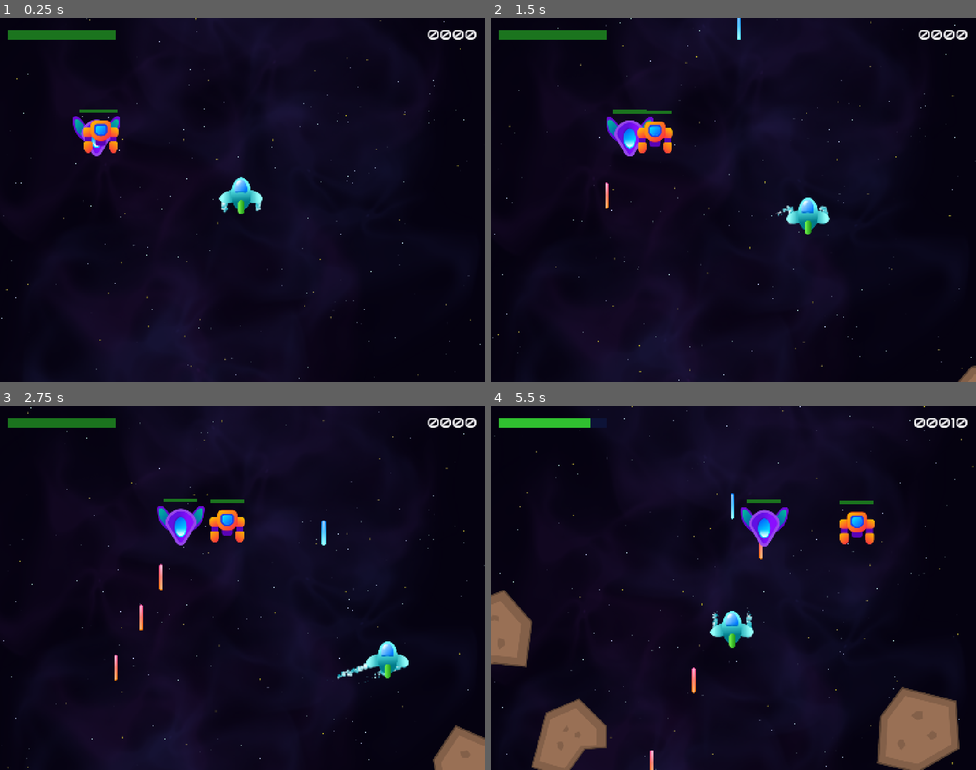
Above: before the commit, frames 1-4 (two rows, left to right).
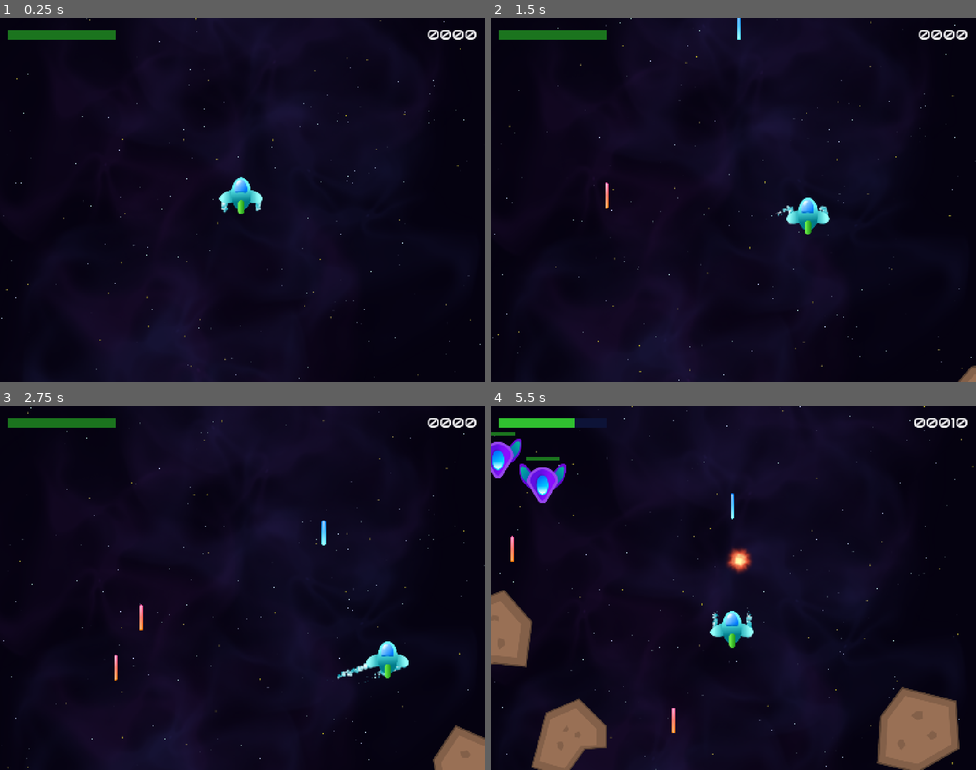
Above: after the commit, the same moments.

Repository: DaveM7788/space-ace-46
Game: Godot game, scene res://Scenes/Level/level.tscn
Two runs of this game, one before a commit and one after it. Both use one fixed random seed, a clock stepped at 60 frames per second and the inputs below. Sound files missing from this copy of the repository are replaced by a short silence.
Inputs:
- Up to frame 1 (0.25 s): no input
- Up to frame 2 (1.5 s): hold D (right) 0.53-1.28 s; tap Space (shoot) at 0.6 s; hold S (down) from 1.28 s (still down); tap T (test) at 1.35 s
- Up to frame 3 (2.75 s): release S (down) at 2.03 s; hold D (right) from 2.03 s (still down); tap Space (shoot) at 2.1 s
- Up to frame 4 (5.5 s): release D (right) at 2.78 s; hold W (up) 2.78-3.53 s; tap T (test) at 2.85, 4.35 s; hold A (left) 3.53-5.03 s; tap Space (shoot) at 3.6, 5.1 s; hold S (down) from 5.03 s (still down)

The runs differ from the first frame. In frame 1, 0.8% of the frame differs, in the area x 15-25%, y 25-38%; in frame 2, 1.1%; in frame 3, 1.3%; in frame 4, 3.1%, in the area x 0-80%, y 3-100%.

Commit message:
wave manager
enemy waves that follow a path

Diff:
--- /dev/null
+++ b/Classes/wave.gd
@@ -0,0 +1,6 @@
+class_name Wave extends Resource
+
+@export var enemy_scene: PackedScene
+@export var enemy_count: int
+@export var spawn_internal: float
+@export var wave_interval: float
--- a/Scenes/Level/level.tscn
+++ b/Scenes/Level/level.tscn
@@ -4,13 +4,10 @@
 [ext_resource type="PackedScene" uid="uid://datl8gs6gwbx2" path="res://Scenes/Player/player.tscn" id="1_iheil"]
 [ext_resource type="PackedScene" uid="uid://do7dfdwda6f0s" path="res://Scenes/ObjectContainer/object_container.tscn" id="3_06ioy"]
 [ext_resource type="PackedScene" uid="uid://cyvtr5xho74eu" path="res://Scenes/Projectiles/asteroid.tscn" id="4_unl86"]
-[ext_resource type="Texture2D" uid="uid://dprqbgn7s2x1i" path="res://Assets/Images/Enemy1.png" id="5_7i4w6"]
-[ext_resource type="PackedScene" uid="uid://dmu6e53qscsqx" path="res://Components/Movement/targeted_mover.tscn" id="6_q8n36"]
-[ext_resource type="Texture2D" uid="uid://cwglbn1jaqif5" path="res://Assets/Images/HomingMissile.png" id="7_362x8"]
-[ext_resource type="PackedScene" uid="uid://bnv6ltn0gj4lo" path="res://Components/Movement/homing_mover.tscn" id="8_43gce"]
 [ext_resource type="PackedScene" uid="uid://dc2xge02f5hxu" path="res://Scenes/Enemies/enemy_v.tscn" id="9_6rsi7"]
 [ext_resource type="PackedScene" uid="uid://diu82htotfosv" path="res://Scenes/Enemies/enemy_robot.tscn" id="10_unl86"]
 [ext_resource type="PackedScene" uid="uid://b7qp5xd8thwo3" path="res://Scenes/GameUI/game_ui.tscn" id="11_unl86"]
+[ext_resource type="PackedScene" uid="uid://s3xfpkvc877p" path="res://Scenes/WaveManager/wave_manager.tscn" id="12_wvups"]
 
 [sub_resource type="Curve2D" id="Curve2D_362x8"]
 _data = {
@@ -28,27 +25,8 @@
 [node name="ObjectContainer" parent="." unique_id=754852522 instance=ExtResource("3_06ioy")]
 test_scene = ExtResource("4_unl86")
 
-[node name="Sprite2D" type="Sprite2D" parent="." unique_id=1126987489]
+[node name="Path2D" type="Path2D" parent="." unique_id=1275945258]
 visible = false
-texture = ExtResource("5_7i4w6")
-
-[node name="TargetedMover" parent="Sprite2D" unique_id=330648302 instance=ExtResource("6_q8n36")]
-speed = 200.0
-rotation_speed_degrees = 20.0
-
-[node name="Node2D" type="Node2D" parent="." unique_id=934753438]
-visible = false
-position = Vector2(296, 134)
-
-[node name="Sprite2D" type="Sprite2D" parent="Node2D" unique_id=989298416]
-rotation = 1.5707964
-texture = ExtResource("7_362x8")
-
-[node name="HomingMover" parent="Node2D" unique_id=1277661829 instance=ExtResource("8_43gce")]
-speed = 200.0
-rotation_speed_degrees = 45.0
-
-[node name="Path2D" type="Path2D" parent="." unique_id=1275945258]
 curve = SubResource("Curve2D_362x8")
 
 [node name="EnemyV" parent="Path2D" unique_id=695615700 instance=ExtResource("9_6rsi7")]
@@ -59,3 +37,5 @@
 speed = 150.0
 
 [node name="GameUI" parent="." unique_id=1429208091 instance=ExtResource("11_unl86")]
+
+[node name="WaveManager" parent="." unique_id=830515344 instance=ExtResource("12_wvups")]
--- /dev/null
+++ b/Scenes/WaveManager/wave_manager.tscn
@@ -0,0 +1,83 @@
+[gd_scene format=3 uid="uid://s3xfpkvc877p"]
+
+[ext_resource type="Script" uid="uid://bgxtmg5bqvlyu" path="res://wave_manager.gd" id="1_dgeyi"]
+[ext_resource type="Script" uid="uid://dqkyeia2ij01n" path="res://Classes/wave.gd" id="2_6big0"]
+[ext_resource type="PackedScene" uid="uid://dc2xge02f5hxu" path="res://Scenes/Enemies/enemy_v.tscn" id="3_3fqhy"]
+[ext_resource type="PackedScene" uid="uid://diu82htotfosv" path="res://Scenes/Enemies/enemy_robot.tscn" id="4_b3m6d"]
+
+[sub_resource type="Resource" id="Resource_bp4cw"]
+script = ExtResource("2_6big0")
+enemy_scene = ExtResource("3_3fqhy")
+enemy_count = 5
+spawn_internal = 1.5
+wave_interval = 5.0
+metadata/_custom_type_script = "uid://dqkyeia2ij01n"
+
+[sub_resource type="Resource" id="Resource_ves74"]
+script = ExtResource("2_6big0")
+enemy_scene = ExtResource("4_b3m6d")
+enemy_count = 4
+spawn_internal = 2.0
+wave_interval = 5.0
+metadata/_custom_type_script = "uid://dqkyeia2ij01n"
+
+[sub_resource type="Curve2D" id="Curve2D_6big0"]
+_data = {
+"points": PackedVector2Array(0, 0, 0, 0, 118, -114, 0, 0, 0, 0, 190, 408, 0, 0, 0, 0, 1157, 513, 0, 0, 0, 0, 1359, 1226)
+}
+point_count = 4
+
+[sub_resource type="Curve2D" id="Curve2D_3fqhy"]
+_data = {
+"points": PackedVector2Array(0, 0, 0, 0, 1219, -120, 0, 0, 0, 0, 1245, 557, 0, 0, 0, 0, 250, 575, 0, 0, 0, 0, 143, 1273)
+}
+point_count = 4
+
+[sub_resource type="Curve2D" id="Curve2D_b3m6d"]
+_data = {
+"points": PackedVector2Array(0, 0, 0, 0, -194, 35, 0, 0, 0, 0, 1602, 1046)
+}
+point_count = 2
+
+[sub_resource type="Curve2D" id="Curve2D_bp4cw"]
+_data = {
+"points": PackedVector2Array(0, 0, 0, 0, 1608, 21, 0, 0, 0, 0, -179, 1046)
+}
+point_count = 2
+
+[sub_resource type="Curve2D" id="Curve2D_ves74"]
+_data = {
+"points": PackedVector2Array(0, 0, 0, 0, 676, -175, 0, 0, 0, 0, 718, 1251)
+}
+point_count = 2
+
+[node name="WaveManager" type="Node" unique_id=830515344 node_paths=PackedStringArray("paths_list")]
+script = ExtResource("1_dgeyi")
+waves_list = Array[ExtResource("2_6big0")]([SubResource("Resource_bp4cw"), SubResource("Resource_ves74")])
+paths_list = [NodePath("Node/Path2D"), NodePath("Node/Path2D2"), NodePath("Node/Path2D3"), NodePath("Node/Path2D4"), NodePath("Node/Path2D5")]
+
+[node name="WaveTimer" type="Timer" parent="." unique_id=1499106509]
+one_shot = true
+
+[node name="ShipTimer" type="Timer" parent="." unique_id=1041055606]
+one_shot = true
+
+[node name="Node" type="Node" parent="." unique_id=259629470]
+
+[node name="Path2D" type="Path2D" parent="Node" unique_id=1511232120]
+curve = SubResource("Curve2D_6big0")
+
+[node name="Path2D2" type="Path2D" parent="Node" unique_id=1831325621]
+curve = SubResource("Curve2D_3fqhy")
+
+[node name="Path2D3" type="Path2D" parent="Node" unique_id=627168504]
+curve = SubResource("Curve2D_b3m6d")
+
+[node name="Path2D4" type="Path2D" parent="Node" unique_id=828777561]
+curve = SubResource("Curve2D_bp4cw")
+
+[node name="Path2D5" type="Path2D" parent="Node" unique_id=1015427744]
+curve = SubResource("Curve2D_ves74")
+
+[connection signal="timeout" from="WaveTimer" to="." method="_on_wave_timer_timeout"]
+[connection signal="timeout" from="ShipTimer" to="." method="_on_ship_timer_timeout"]
--- /dev/null
+++ b/wave_manager.gd
@@ -0,0 +1,39 @@
+class_name WaveManager extends Node
+
+@export var is_enabled = true
+@export var waves_list: Array[Wave] = []
+@export var paths_list: Array[Path2D] = []
+@onready var wave_timer: Timer = $WaveTimer
+@onready var ship_timer: Timer = $ShipTimer
+
+var _current_wave_idx := -1
+var _current_wave: Wave
+var _current_path: Path2D
+var _enemies_spawned := 0
+
+
+func _ready() -> void:
+	if !is_enabled: return
+	start_next_wave()
+
+
+func start_next_wave() -> void:
+	_current_wave_idx = (_current_wave_idx + 1) % waves_list.size()
+	_current_wave = waves_list[_current_wave_idx]
+	_current_path = paths_list.pick_random()
+	_enemies_spawned = 0
+	ship_timer.start(_current_wave.spawn_internal)
+
+
+func _on_wave_timer_timeout() -> void:
+	start_next_wave()
+
+
+func _on_ship_timer_timeout() -> void:
+	var enemy := _current_wave.enemy_scene.instantiate()
+	_current_path.add_child(enemy)
+	_enemies_spawned += 1
+	if _enemies_spawned >= _current_wave.enemy_count:
+		wave_timer.start(_current_wave.wave_interval)
+	else:
+		ship_timer.start(_current_wave.spawn_internal)
Not shown, added: Classes/wave.gd.uid
Not shown, added: wave_manager.gd.uid
